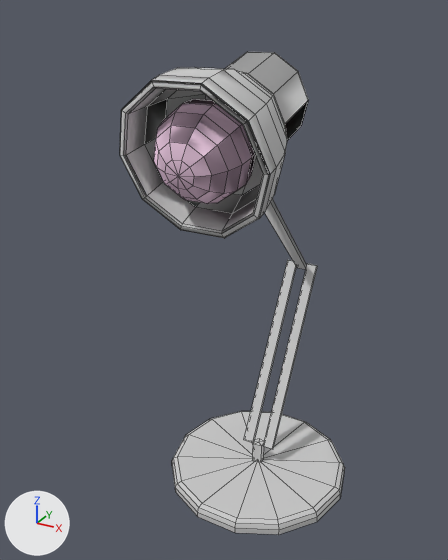
Two versions of the FBX model _Ready to Implement/Assets/Tischlampe/Desk_Lamp01_SM.fbx, one commit apart.
Both versions are drawn from a camera (50 mm lens) standing at (5.36, -10.76, 10.13) and looking at (-0.18, -0.69, 5.1). Lighting does not change. The marker at lower left points along +X, +Y and +Z. Mesh edges are drawn as thin lines. Where no turn or scale is listed for an object, it has been applied to the vertices. Vertices at the same position are counted once.
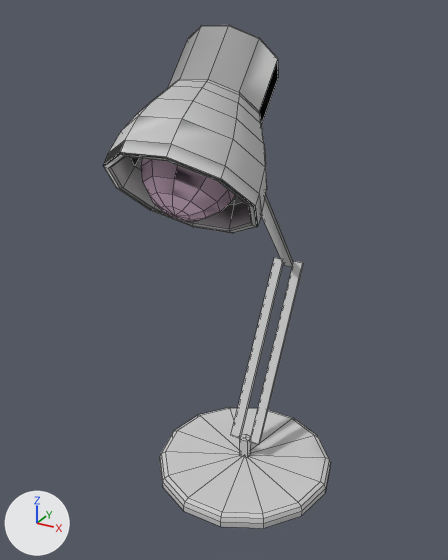
Patch to the scene script:
```diff
--- a/_Ready to Implement/Assets/Tischlampe/Desk_Lamp01_SM.fbx.py
+++ b/_Ready to Implement/Assets/Tischlampe/Desk_Lamp01_SM.fbx.py
@@ me_mesh @@
 # used by ob_psphere4; location = (0.0, 0.0, 0.0)
-me_mesh.from_pydata(...)  # 330 vertices, 332 faces; spans x -1.7..2.42, y -3.08..2.29, z 0.01..9.42
+me_mesh.from_pydata(...)  # 330 vertices, 332 faces; spans x -2.06..2.07, y -3.43..2.29, z 0.01..9.87
+# me_mesh part 1: the loose piece of 71 vertices spanning x -0.49..1.18, y -3.08..-1.61, z 7.24..8.83 is multiplied about its middle by the matrix ((0.999, 0.0, -0.032), (-0.017, 0.84, -0.543), (0.027, 0.543, 0.839)), then moved by (-0.35, 0.16, -0.43)
+# me_mesh part 2: the loose piece of 8 vertices spanning x 0.49..0.73, y -0.01..2.28, z 0.69..4.56 is moved by (-0.35, 0.0, 0.0)
+# me_mesh part 3: the loose piece of 8 vertices spanning x -0.01..0.22, y -0.01..2.28, z 0.69..4.56 is moved by (-0.35, 0.0, 0.0)
+# me_mesh part 4: the loose piece of 11 vertices spanning x 0.22..0.47, y -0.09..0.16, z 0.29..0.77 is moved by (-0.35, 0.0, 0.0)
+# me_mesh part 5: the loose piece of 57 vertices spanning x -1.7..2.42, y -2.01..2.01, z 0.01..0.29 is moved by (-0.35, 0.0, 0.0)
+# me_mesh part 6: 175 of 330 vertices moved; they spanned x -0.99..1.71, y -3.08..2.29, z 4.38..9.42 and now span x -1.34..1.36, y -3.43..2.29, z 4.38..9.87; mean shift (-0.36, -0.04, -0.11); largest move (-0.05, -3.08, 9.17) -> (-0.44, -3.41, 8.15)
 me_mesh.materials.append(mat_glas)
```

Location of each change, (x1, y1, x2, y2) in pixels of the pictures (448 x 560 px; the box of a moved part takes in the faces that stretch with it):
'pSphere4', reshaped: before (120, 52, 345, 535); after (103, 25, 331, 528)
part 1 of me_mesh, moved or reshaped: before (154, 99, 256, 204); after (141, 158, 235, 221)
part 2 of me_mesh, moved or reshaped: before (263, 263, 317, 449); after (250, 261, 304, 445)
part 3 of me_mesh, moved or reshaped: before (244, 260, 296, 443); after (231, 257, 283, 438)
part 4 of me_mesh, moved or reshaped: before (253, 439, 264, 462); after (240, 434, 251, 457)
part 5 of me_mesh, moved or reshaped: before (172, 411, 345, 535); after (160, 407, 331, 528)
part 6 of me_mesh, moved or reshaped: before (120, 52, 308, 270); after (103, 25, 293, 267)
